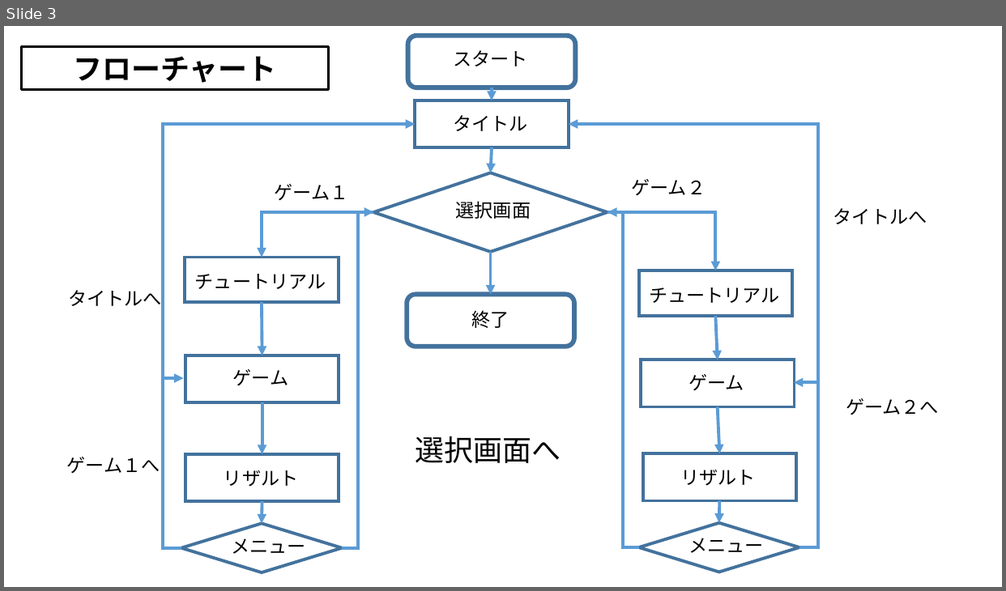
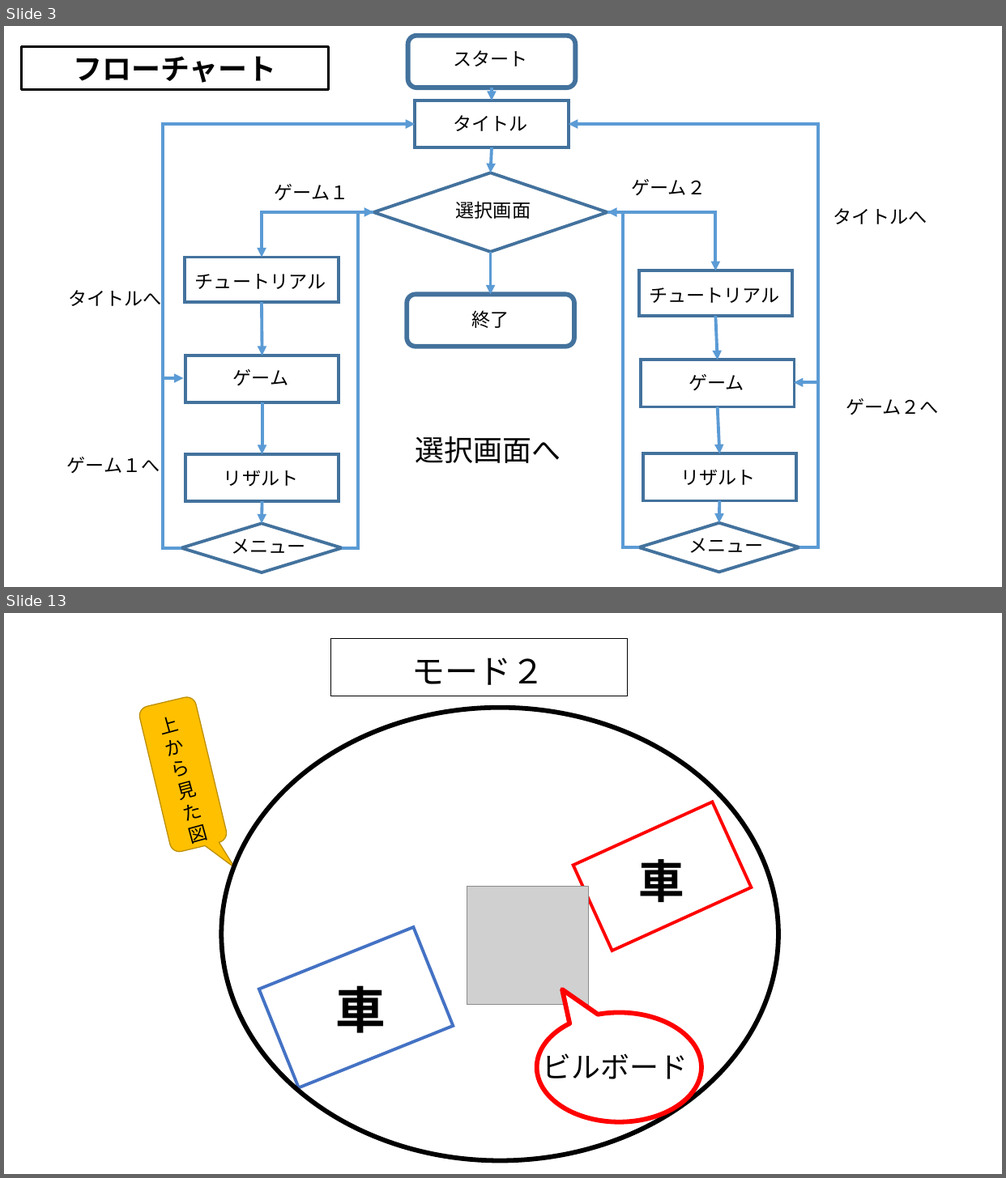
Before and after one commit to MizukiKato0416/sotsugyou_time_kato, a slide deck: 卒業制作_大元_ミニゲーム大全（仮）.pptx. Shown one above the other, each under a label of ours: slide 3 before the commit, slides 3 and 13 after it; the slides between them are not shown. The pictures are 1006x591 and 1006x1178 pixels, drawn with LibreOffice and Linux fonts; fonts in the diff are those of the drawing; grey boxes stand for pictures. Boxes give left, top, right and bottom in pixels: in the first picture for what was removed or moved away, otherwise in the second. Text is boxed around its words. In the diff, an @@ line names an element or a change of style, - is before the commit and + after.

```diff
--- a/卒業制作_大元_ミニゲーム大全（仮）.pptx
+++ b/卒業制作_大元_ミニゲーム大全（仮）.pptx
@@ slide 13 added at bbox=[4, 613, 1002, 1174], background #FFFFFF @@
@@ rectangle added at bbox=[331, 638, 628, 696], fill #FFFFFF, outline #000000 1 pt @@
@@ text added at bbox=[411, 658, 544, 685], 32 pt, text #000000 @@
+モード２
@@ rounded speech box added at bbox=[138, 695, 228, 854], fill #FFC000, outline #BD8E00 1 pt @@
@@ ellipse added at bbox=[221, 707, 778, 1161], outline #000000 4.5 pt @@
@@ text added at bbox=[161, 717, 209, 847], 18 pt, text #000000 @@
+上から見た図
@@ rectangle added at bbox=[573, 802, 751, 951], fill #FFFFFF, outline #FF0000 3 pt @@
@@ text added at bbox=[639, 859, 684, 902], 44 pt, text #000000, bold @@
+車
@@ picture added at bbox=[467, 887, 589, 1005] @@
@@ rectangle added at bbox=[259, 927, 453, 1088], fill #FFFFFF, outline #4472C4 3 pt @@
@@ text added at bbox=[336, 986, 386, 1033], 48 pt, text #000000, bold @@
+車
@@ speech bubble added at bbox=[537, 1013, 701, 1122], fill #FFFFFF, outline #FF0000 4.5 pt @@
@@ text added at bbox=[543, 1049, 688, 1086], 28 pt, text #000000 @@
+ビルボード
```
Also in this commit, not shown: 1 slide changed, 11 other slides added, 2 other files.
